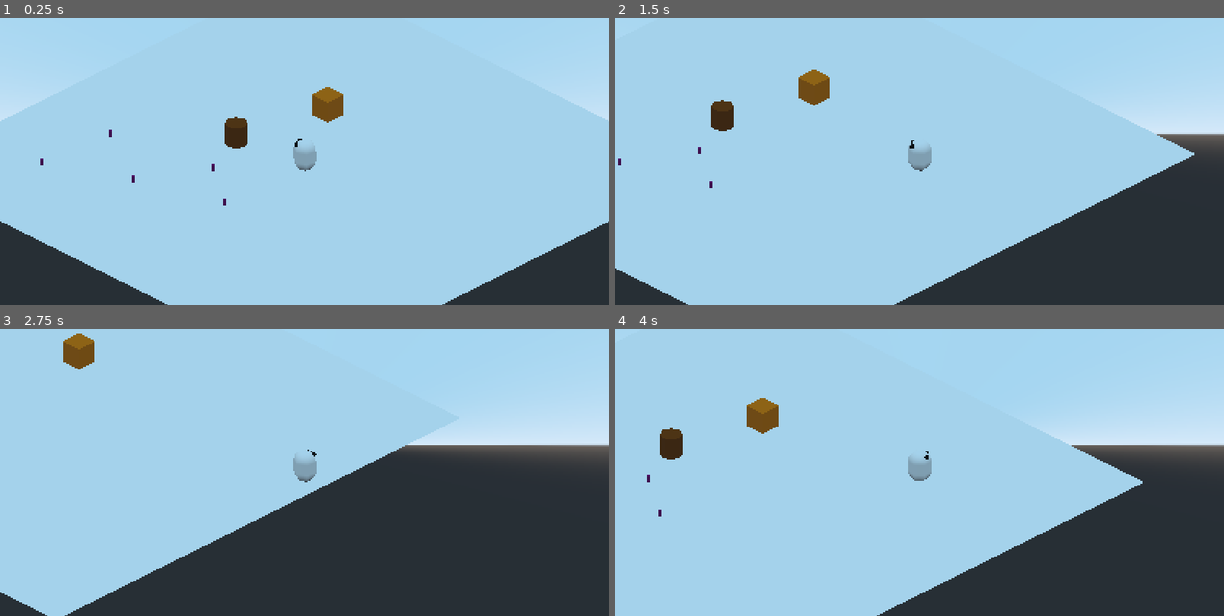
Above: before the commit, frames 1-4 (two rows, left to right).
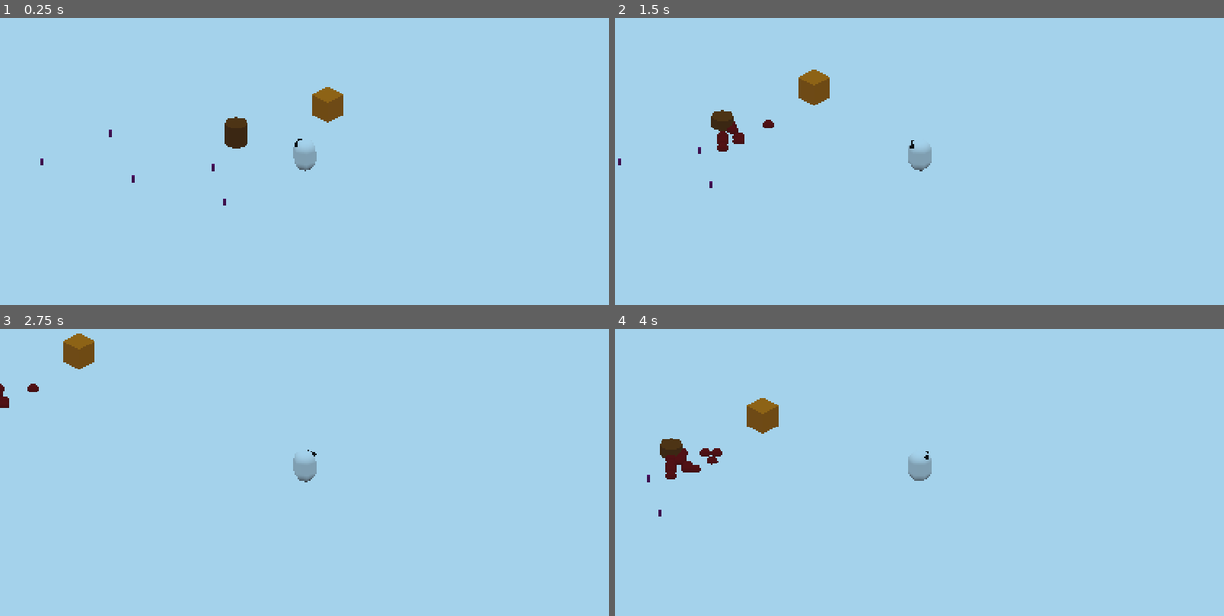
Above: after the commit, the same moments.

Repository: guilhermehto/ludum-dare-46
Game: Godot game, scene res://Game.tscn
The game is run twice, just before and just after one commit, with the same random seed, the same clock (stepped at 60 frames per second) and the same inputs.
Inputs (mouse positions are in pixels of both pictures, inside the frame that each line leads up to):
- Up to frame 1 (0.25 s): no input
- Up to frame 2 (1.5 s): tap Enter (ui_accept) at 0.5, 0.6, 0.77, 1.07, 1.35 s; move the mouse to (1053, 115) at 0.52 s; hold D (move_right) 0.53-1.28 s; move the mouse to (797, 150) at 1.27 s; hold S (move_down) from 1.28 s (still down)
- Up to frame 3 (2.75 s): tap Enter (ui_accept) at 1.52, 1.82, 2.1 s; move the mouse to (365, 369) at 2.02 s; release S (move_down) at 2.03 s; hold D (move_right) from 2.03 s (still down)
- Up to frame 4 (4 s): move the mouse to (889, 512) at 2.77 s; release D (move_right) at 2.78 s; hold W (move_up) 2.78-3.53 s; tap Enter (ui_accept) at 2.85, 3.02, 3.32, 3.6, 3.77 s; move the mouse to (1102, 495) at 3.52 s; hold A (move_left) from 3.53 s (still down)

The runs differ from the first frame. In frame 1, 8.7% of the frame differs, in the area x 0-100%, y 26-100%; in frame 2, 19%; in frame 3, 40%, in the area x 0-100%, y 19-100%; in frame 4, 22%.

Commit message:
Added warming up system

Diff:
--- a/Game.tscn
+++ b/Game.tscn
@@ -7,10 +7,10 @@
 [ext_resource path="res://static/trees/twig/PickupTwig.tscn" type="PackedScene" id=5]
 
 [sub_resource type="PlaneMesh" id=1]
-size = Vector2( 50, 50 )
+size = Vector2( 150, 150 )
 
 [sub_resource type="ConcavePolygonShape" id=2]
-data = PoolVector3Array( 25, 0, 25, -25, 0, 25, 25, 0, -25, -25, 0, 25, -25, 0, -25, 25, 0, -25 )
+data = PoolVector3Array( 75, 0, 75, -75, 0, 75, 75, 0, -75, -75, 0, 75, -75, 0, -75, 75, 0, -75 )
 
 [node name="Game" type="Node"]
 script = ExtResource( 2 )
@@ -20,13 +20,13 @@
 mesh = SubResource( 1 )
 material/0 = null
 
+[node name="Bonfire" parent="MeshInstance" instance=ExtResource( 3 )]
+transform = Transform( 1, 0, 0, 0, 1, 0, 0, 0, 1, -5.65685, 1, -8.48528 )
+
 [node name="StaticBody" type="StaticBody" parent="MeshInstance"]
 
 [node name="CollisionShape" type="CollisionShape" parent="MeshInstance/StaticBody"]
 shape = SubResource( 2 )
-
-[node name="Bonfire" parent="MeshInstance" instance=ExtResource( 3 )]
-transform = Transform( 1, 0, 0, 0, 1, 0, 0, 0, 1, -5.65685, 1, -8.48528 )
 
 [node name="Player" parent="." instance=ExtResource( 1 )]
 
--- /dev/null
+++ b/actors/WarmBody.gd
@@ -0,0 +1,32 @@
+extends Node
+class_name WarmBody
+
+signal cold_damaged(damage)
+
+onready var timer : Timer = $Timer
+
+export var decay_rate : float
+export var max_body_temperature : float
+export var minimun_body_temperature : float
+export var temperature : float setget set_temperature
+export var cold_damage : int = 5
+export var cold_damage_interval : int = 2
+
+var cold_resistance : float = 1.0
+
+func _ready() -> void:
+	timer.wait_time = cold_damage_interval
+
+func _process(delta: float) -> void:
+	self.temperature -= delta * cold_resistance * decay_rate
+	if temperature <= minimun_body_temperature and timer.is_stopped():
+		emit_signal("cold_damaged", cold_damage)
+		timer.start()
+
+func set_temperature(value: float) -> void:
+	temperature = min(value, max_body_temperature)
+
+func _on_Timer_timeout() -> void:
+	if temperature <= minimun_body_temperature:
+		emit_signal("cold_damaged", cold_damage)
+		timer.start()
--- /dev/null
+++ b/actors/WarmBody.tscn
@@ -0,0 +1,14 @@
+[gd_scene load_steps=2 format=2]
+
+[ext_resource path="res://actors/WarmBody.gd" type="Script" id=1]
+
+[node name="WarmBody" type="Node"]
+script = ExtResource( 1 )
+decay_rate = 0.25
+max_body_temperature = 38.0
+minimun_body_temperature = 32.0
+temperature = 35.0
+
+[node name="Timer" type="Timer" parent="."]
+one_shot = true
+[connection signal="timeout" from="Timer" to="." method="_on_Timer_timeout"]
--- a/actors/player/Player.gd
+++ b/actors/player/Player.gd
@@ -4,6 +4,7 @@
 export var move_speed := 15.0
 
 onready var inventory = $Inventory
+onready var warm_body = $WarmBody
 
 func _physics_process(_delta: float) -> void:
 	var horizontal_movement := int(Input.is_action_pressed("move_right")) - int(Input.is_action_pressed("move_left"))
--- a/actors/player/Player.tscn
+++ b/actors/player/Player.tscn
@@ -1,9 +1,10 @@
-[gd_scene load_steps=9 format=2]
+[gd_scene load_steps=10 format=2]
 
 [ext_resource path="res://actors/player/Player.gd" type="Script" id=1]
 [ext_resource path="res://actors/player/Camera.tscn" type="PackedScene" id=2]
 [ext_resource path="res://actors/player/Camera.gd" type="Script" id=3]
 [ext_resource path="res://actors/player/Inventory.gd" type="Script" id=4]
+[ext_resource path="res://actors/WarmBody.tscn" type="PackedScene" id=5]
 
 [sub_resource type="CapsuleMesh" id=1]
 radial_segments = 6
@@ -20,6 +21,8 @@
 
 [node name="Player" type="KinematicBody"]
 script = ExtResource( 1 )
+
+[node name="WarmBody" parent="." instance=ExtResource( 5 )]
 
 [node name="MeshInstance" type="MeshInstance" parent="."]
 transform = Transform( 1, 0, 0, 0, -4.37114e-08, -1, 0, 1, -4.37114e-08, 0, 1.70465, 0 )
--- a/project.godot
+++ b/project.godot
@@ -15,12 +15,18 @@
 "path": "res://actors/player/Player.gd"
 }, {
 "base": "Node",
+"class": "WarmBody",
+"language": "GDScript",
+"path": "res://actors/WarmBody.gd"
+}, {
+"base": "Node",
 "class": "Wood",
 "language": "GDScript",
 "path": "res://static/trees/woods/WoodInfo.gd"
 } ]
 _global_script_class_icons={
 "Player": "",
+"WarmBody": "",
 "Wood": ""
 }
 
--- a/static/bonfire/Bonfire.gd
+++ b/static/bonfire/Bonfire.gd
@@ -4,13 +4,24 @@
 
 onready var current_wood_timer : Timer = $CurrentWoodTimer
 onready var woods : Node = $Woods
+onready var effective_shape = $Area/CollisionShape
 
 export var max_woods : int = 10
+export var minimun_effectiviness : float = 0.25
+export var heating_up_rate : float = 2.0
+
+var warm_bodies = []
 
 func _ready() -> void:
 	current_wood_timer.wait_time = woods.get_children()[0].burning_time_s
 	current_wood_timer.start()
 	woods.remove_child(woods.get_children()[0])
+
+func _process(delta: float) -> void:
+	for body in warm_bodies:
+		var distance_from_bonfire = global_transform.origin.distance_to(body.get_parent().global_transform.origin)
+		var distance_modifier = distance_from_bonfire / effective_shape.shape.radius
+		body.temperature += heating_up_rate * delta * max(distance_modifier, minimun_effectiviness)
 
 func _on_CurrentWoodTimer_timeout() -> void:
 	if woods.get_child_count() == 0:
@@ -27,3 +38,15 @@
 
 	woods.add_child(wood)
 	return true
+
+
+func _on_Area_body_entered(body: Node) -> void:
+	if not body.warm_body:
+		return
+	warm_bodies.append(body.warm_body)
+
+
+func _on_Area_body_exited(body: Node) -> void:
+	if not body.warm_body:
+		return
+	warm_bodies.remove(warm_bodies.bsearch(body.warm_body))
--- a/static/bonfire/Bonfire.tscn
+++ b/static/bonfire/Bonfire.tscn
@@ -7,6 +7,9 @@
 
 [sub_resource type="SpatialMaterial" id=2]
 albedo_color = Color( 0.866667, 0.470588, 0.0117647, 1 )
+
+[sub_resource type="CylinderShape" id=3]
+radius = 25.0
 
 [node name="Bonfire" type="Spatial"]
 script = ExtResource( 1 )
@@ -29,4 +32,11 @@
 [node name="Twig4" parent="Woods" instance=ExtResource( 2 )]
 
 [node name="Twig5" parent="Woods" instance=ExtResource( 2 )]
+
+[node name="Area" type="Area" parent="."]
+
+[node name="CollisionShape" type="CollisionShape" parent="Area"]
+shape = SubResource( 3 )
 [connection signal="timeout" from="CurrentWoodTimer" to="." method="_on_CurrentWoodTimer_timeout"]
+[connection signal="body_entered" from="Area" to="." method="_on_Area_body_entered"]
+[connection signal="body_exited" from="Area" to="." method="_on_Area_body_exited"]
--- /dev/null
+++ b/static/trees/normal/NormalWoodInfo.tscn
@@ -0,0 +1,8 @@
+[gd_scene load_steps=2 format=2]
+
+[ext_resource path="res://static/trees/woods/WoodInfo.gd" type="Script" id=1]
+
+[node name="Info" type="Node"]
+script = ExtResource( 1 )
+burning_time_s = 45.0
+weight = 2
--- /dev/null
+++ b/static/trees/normal/PickupNormalWood.tscn
@@ -0,0 +1,19 @@
+[gd_scene load_steps=5 format=2]
+
+[ext_resource path="res://static/trees/PickupWood.tscn" type="PackedScene" id=1]
+[ext_resource path="res://static/trees/normal/NormalWoodInfo.tscn" type="PackedScene" id=2]
+
+[sub_resource type="SphereMesh" id=1]
+radius = 0.5
+height = 1.0
+
+[sub_resource type="SpatialMaterial" id=2]
+albedo_color = Color( 0.505882, 0, 0, 1 )
+
+[node name="PickupNormalWood" instance=ExtResource( 1 )]
+
+[node name="MeshInstance" type="MeshInstance" parent="." index="2"]
+mesh = SubResource( 1 )
+material/0 = SubResource( 2 )
+
+[node name="Info" parent="." index="3" instance=ExtResource( 2 )]
--- a/static/trees/normal/Tree.gd
+++ b/static/trees/normal/Tree.gd
@@ -5,19 +5,33 @@
 
 export var time_to_regrow_stage : float = 120.0
 export var stage_meshes = []
+export var drops = []
 export var initial_hp : float = 50.0
+export var max_drops : int = 4
 
 var growth_stage = 3
 var current_hp = initial_hp
 
 func _ready() -> void:
+	randomize()
 	timer.wait_time = time_to_regrow_stage
+
+func _process(delta: float) -> void:
+	if Input.is_action_just_pressed("ui_accept"):
+		_fall()
 
 func _fall() -> void:
 	# drop stuff
 	growth_stage = 1
 	timer.start()
 	mesh_instace.mesh = stage_meshes[0]
+	for i in rand_range(max_drops / 2, max_drops):
+		var drop = drops[randi() % drops.size()].instance()
+		add_child(drop)
+		drop.set_as_toplevel(true)
+		var random_direction = Vector3(randi() % 3, 0, randi() % 3).normalized()
+		drop.global_transform.origin = global_transform.origin + random_direction * Vector3(randi() % 5, 0, randi() % 5)
+
 
 func _on_Timer_timeout() -> void:
 	growth_stage += 1
--- a/static/trees/normal/Tree.tscn
+++ b/static/trees/normal/Tree.tscn
@@ -1,14 +1,16 @@
-[gd_scene load_steps=5 format=2]
+[gd_scene load_steps=6 format=2]
 
 [ext_resource path="res://static/trees/normal/Tree.gd" type="Script" id=1]
 [ext_resource path="res://static/trees/normal/normal-stage-1.tres" type="CylinderMesh" id=2]
 [ext_resource path="res://static/trees/normal/normal-stage-3.tres" type="CylinderMesh" id=3]
 [ext_resource path="res://static/trees/normal/normal-stage-2.tres" type="CylinderMesh" id=4]
+[ext_resource path="res://static/trees/normal/PickupNormalWood.tscn" type="PackedScene" id=5]
 
 [node name="Tree" type="Spatial"]
 script = ExtResource( 1 )
 time_to_regrow_stage = 5.0
 stage_meshes = [ ExtResource( 2 ), ExtResource( 4 ), ExtResource( 3 ) ]
+drops = [ ExtResource( 5 ) ]
 
 [node name="MeshInstance" type="MeshInstance" parent="."]
 mesh = ExtResource( 3 )
Not shown: 1 places in static/bonfire/Bonfire.tscn that only renumber resources
